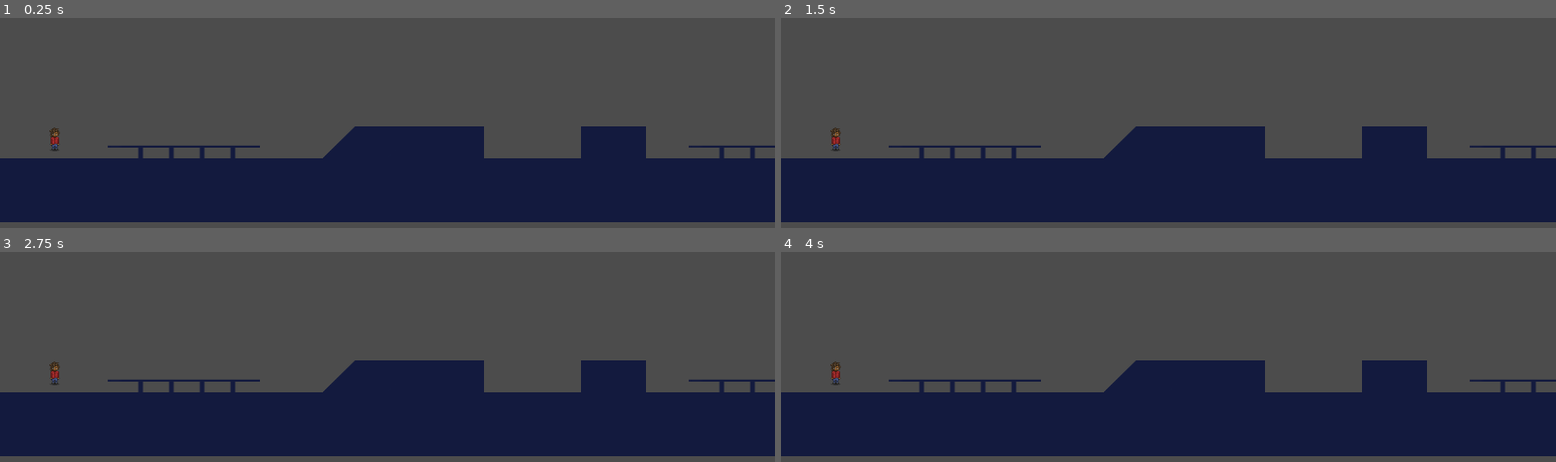
Above: before the commit, frames 1-4 (two rows, left to right).
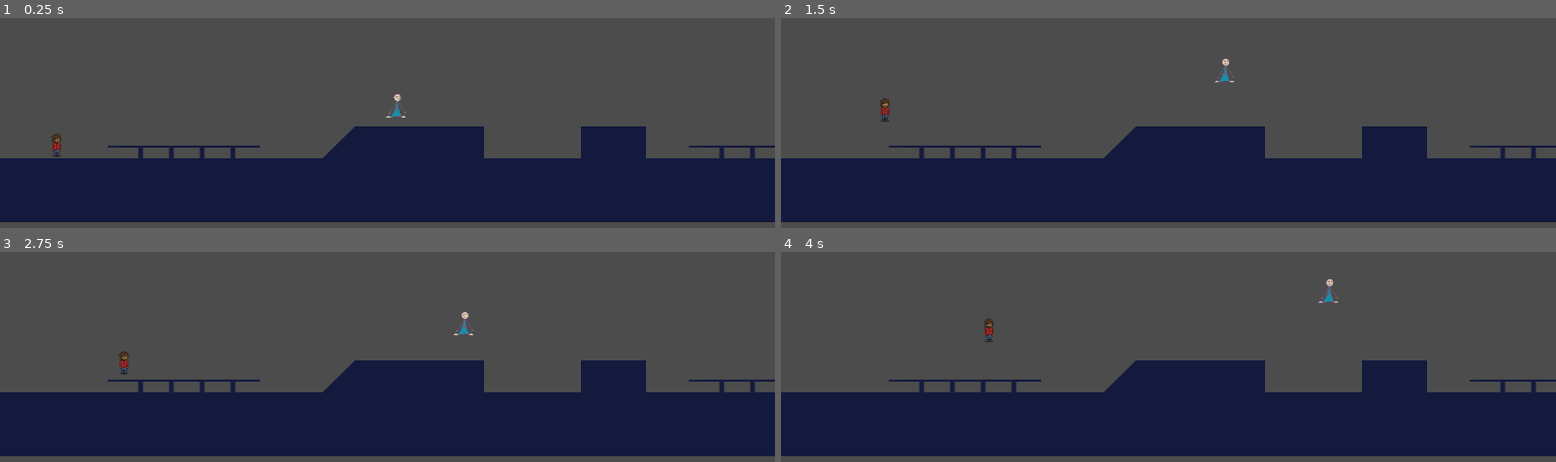
Above: after the commit, the same moments.

Repository: RobinKarlin/SkateGame
Game: Godot game, scene res://Scenes/MainScene.tscn
The game is run twice, just before and just after one commit, with the same random seed, the same clock (stepped at 60 frames per second) and the same inputs.
Inputs:
- Up to frame 1 (0.25 s): no input
- Up to frame 2 (1.5 s): hold Space (ollie) 0.53-1.28 s; hold D (right) from 0.53 s (still down); tap Space (ollie) at 1.35 s
- Up to frame 3 (2.75 s): release D (right) at 2.03 s; hold A (left) from 2.03 s (still down); hold Space (ollie) from 2.03 s (still down)
- Up to frame 4 (4 s): release A (left) at 2.78 s; release Space (ollie) at 2.78 s; hold D (right) from 2.78 s (still down); tap Space (ollie) at 2.85 s; hold Space (ollie) from 3.53 s (still down)

The runs differ from the first frame. In frame 1, 0.2% of the frame differs, in the area x 6-53%, y 35-66%; in frame 2, 0.3%; in frame 3, 0.3%; in frame 4, 0.3%, in the area x 6-72%, y 12-64%.
Error before the commit: Parse Error: Too few arguments for "get_slide_collision()" call. Expected at least 1. (res://Player/Player.gd:20)
Error after the commit: Invalid get index 'position' (on base: 'null instance'). (res://Enemy.gd:25)

Commit message:
this one
added killer dude

Diff:
--- /dev/null
+++ b/Enemy.gd
@@ -0,0 +1,49 @@
+extends KinematicBody2D
+
+onready var player = get_parent().get_node("Player")
+#onready var stomp_area: Area2D = $StompArea2D
+
+export var score: = 100
+
+var grav = 1800
+var vel = Vector2(0, 0)
+var max_grav = 3000
+
+var react_time = 1200
+var dir = 0
+var next_dir = 0
+var next_dir_time = 0
+
+#func _ready() -> void:
+#	set_physics_process(false)
+#	_velocity.x = -speed.x
+
+func _ready():
+	set_process(true)
+
+func _process(delta):
+	if player.position.x < position.x and next_dir != -1:
+		next_dir = -1
+		next_dir_time = OS.get_ticks_msec() + react_time
+	elif player.position.x > position.x and next_dir != 1:
+		next_dir = 1
+		next_dir_time = OS.get_ticks_msec() + react_time
+	elif player.position.x == position.x and next_dir != 0:
+		next_dir = 0
+		next_dir_time = OS.get_ticks_msec() + react_time
+
+	if OS.get_ticks_msec() >  next_dir_time:
+		dir = next_dir
+
+
+
+	vel.x = dir * 500
+
+
+	vel.y += grav * delta;
+	if vel.y > max_grav:
+		vel.y = max_grav
+
+	if is_on_floor() and vel.y > 0:
+		vel.y = 0
+	vel = move_and_slide(vel, Vector2(0, 1))
--- /dev/null
+++ b/Enemy.tscn
@@ -0,0 +1,19 @@
+[gd_scene load_steps=4 format=2]
+
+[ext_resource path="res://Sprites/Player_Idle.png" type="Texture" id=1]
+[ext_resource path="res://Enemy.gd" type="Script" id=2]
+
+[sub_resource type="RectangleShape2D" id=1]
+extents = Vector2( 32, 32 )
+
+[node name="Enemy" type="KinematicBody2D"]
+script = ExtResource( 2 )
+
+[node name="CollisionShape2D" type="CollisionShape2D" parent="."]
+position = Vector2( 0, -32 )
+shape = SubResource( 1 )
+
+[node name="Player_Idle" type="Sprite" parent="."]
+position = Vector2( -0.117981, -40 )
+scale = Vector2( 0.15625, 0.15625 )
+texture = ExtResource( 1 )
--- a/Player/Player.gd
+++ b/Player/Player.gd
@@ -17,7 +17,7 @@
 	jump()
 	move()
 	move_and_slide(motion, UP)
-	get_slide_collision()
+#	get_slide_collision(50)
 	print(motion)
 
 
--- a/Scenes/MainScene.tscn
+++ b/Scenes/MainScene.tscn
@@ -1,8 +1,9 @@
-[gd_scene load_steps=8 format=2]
+[gd_scene load_steps=9 format=2]
 
 [ext_resource path="res://Player/Player.tscn" type="PackedScene" id=1]
 [ext_resource path="res://Sprites/tileset.png" type="Texture" id=2]
 [ext_resource path="res://Environment/Rail.tscn" type="PackedScene" id=3]
+[ext_resource path="res://Enemy.tscn" type="PackedScene" id=4]
 
 [sub_resource type="ConvexPolygonShape2D" id=1]
 points = PoolVector2Array( 0, 0, 160, 0, 160, 80, 0, 80 )
@@ -83,6 +84,9 @@
 [node name="Player" parent="." instance=ExtResource( 1 )]
 position = Vector2( 136, 544 )
 
+[node name="Enemy" parent="Player/Sprite" index="0" instance=ExtResource( 4 )]
+position = Vector2( 842, -66.6802 )
+
 [node name="Camera2D" parent="Player" index="2"]
 offset = Vector2( 650, -250 )
 current = false
Binary file added: Sprites/Enemy.png
Not shown, added: Sprites/Enemy.png.import
Binary file added: Sprites/Player_Idle.png
Not shown, added: Sprites/Player_Idle.png.import
